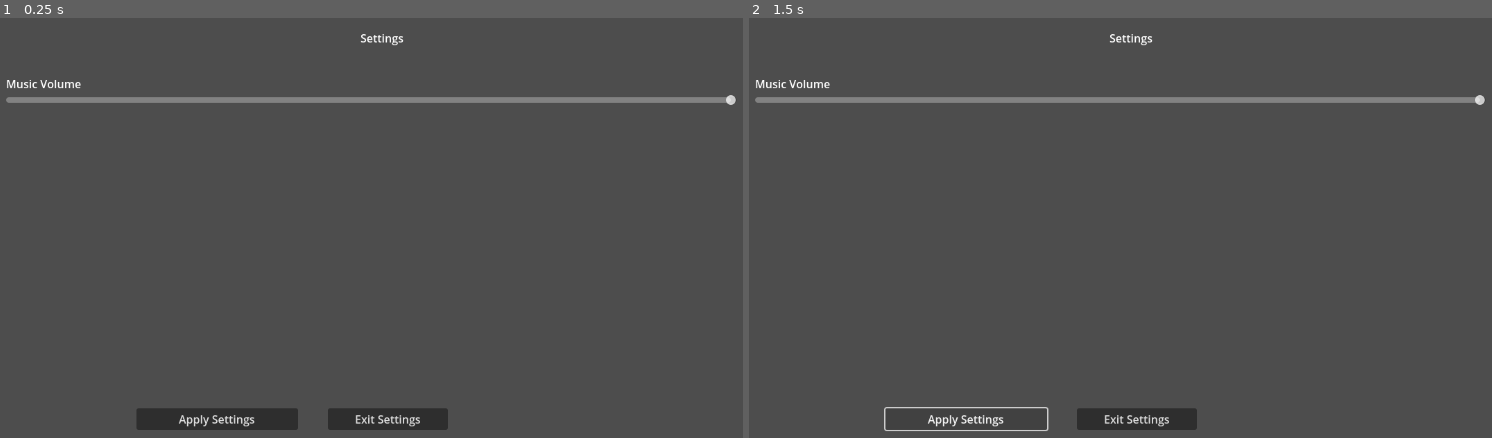
Above: before the commit, frames 1-2 (left to right).
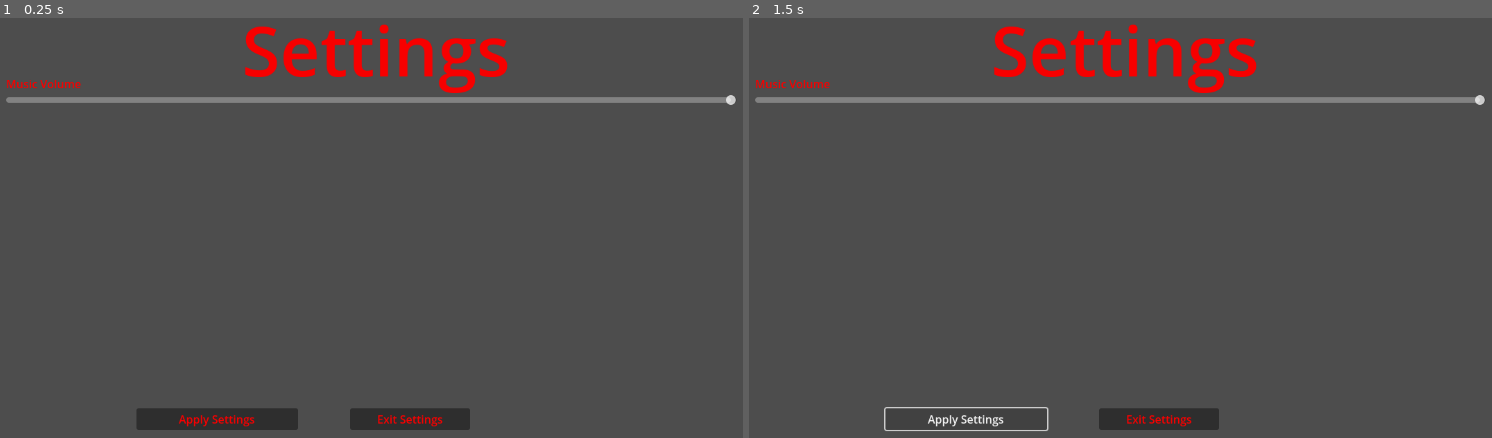
Above: after the commit, the same moments.

Repository: 2024-25-Allen-ISD-Computer-Science/5th-period-isp-game-devs-of-button-game
Game: Godot game, scene res://Settings.tscn
The game is run twice, just before and just after one commit, with the same random seed, the same clock (stepped at 60 frames per second) and the same inputs. The project has no main scene, so this scene is started directly.
Inputs:
- Up to frame 1 (0.25 s): no input
- Up to frame 2 (1.5 s): tap Enter at 0.5 s; click "Apply Settings" at 1.25 s

The runs differ from the first frame. In frame 1, 2.6% of the frame differs, in the area x 0-69%, y 1-99%; in frame 2, 2.5%.

Commit message:
Add files via upload

Diff:
--- a/Scenes/Settings.tscn
+++ b/Scenes/Settings.tscn
@@ -1,5 +1,6 @@
-[gd_scene load_steps=5 format=3 uid="uid://c0ub5wtu47sbo"]
+[gd_scene load_steps=6 format=3 uid="uid://c0ub5wtu47sbo"]
 
+[ext_resource type="Texture2D" uid="uid://cj2hufko0b2ib" path="res://Screenshot 2024-07-29 021214 - Copy.png" id="1_af1w5"]
 [ext_resource type="Script" path="res://Settings.gd" id="1_skh8w"]
 [ext_resource type="Script" path="res://music_slider.gd" id="2_8tq8u"]
 [ext_resource type="PackedScene" uid="uid://dk8qx15keto30" path="res://GlobalAudio.tscn" id="2_22mcg"]
@@ -9,20 +10,29 @@
 [node name="Settings" type="Node2D"]
 position = Vector2(24, 4)
 
+[node name="TextureRect" type="TextureRect" parent="."]
+offset_left = -133.0
+offset_top = -378.0
+offset_right = 1336.0
+offset_bottom = 652.0
+texture = ExtResource("1_af1w5")
+
 [node name="SettingTitle" type="Label" parent="."]
-offset_left = 447.0
-offset_top = 35.0
-offset_right = 719.0
-offset_bottom = 95.0
+offset_left = 381.0
+offset_top = -5.0
+offset_right = 768.0
+offset_bottom = 132.0
+theme_override_colors/font_color = Color(0.968627, 0, 0, 1)
+theme_override_font_sizes/font_size = 100
 text = "Settings"
 horizontal_alignment = 1
 
 [node name="Button" type="Button" parent="SettingTitle"]
-layout_mode = 0
-offset_left = 58.0
-offset_top = 546.0
-offset_right = 231.0
-offset_bottom = 577.0
+offset_left = 156.0
+offset_top = 586.0
+offset_right = 329.0
+offset_bottom = 617.0
+theme_override_colors/font_color = Color(0.984314, 0, 0, 1)
 text = "Exit Settings"
 script = ExtResource("1_skh8w")
 
@@ -30,10 +40,11 @@
 offset_left = 41.0
 offset_top = 101.0
 offset_right = 1094.0
-offset_bottom = 306.0
+offset_bottom = 165.0
 
 [node name="Music Volume" type="Label" parent="VBoxContainer"]
 layout_mode = 2
+theme_override_colors/font_color = Color(0.972549, 0, 0, 1)
 text = "Music Volume"
 
 [node name="music slider" type="HSlider" parent="VBoxContainer"]
@@ -47,6 +58,8 @@
 offset_top = 581.0
 offset_right = 462.0
 offset_bottom = 612.0
+theme_override_colors/font_disabled_color = Color(0.956863, 0, 0, 1)
+theme_override_colors/font_color = Color(0.976471, 0, 0, 1)
 text = "Apply Settings"
 
 [node name="AudioStreamPlayer" parent="." instance=ExtResource("2_22mcg")]
